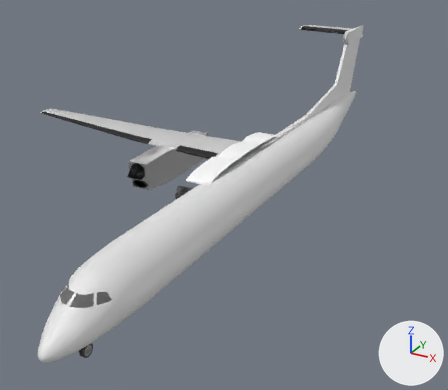
The Blender file Q400/Q400.blend as it was, and as the next commit left it.
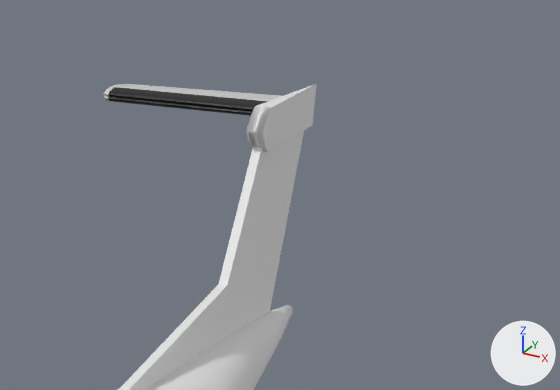
The first picture shows the older version from a 50 mm lens placed at (9.0, -19.1, 8.9), pointed at (-1.5, 0.0, -0.7). The close-ups show both versions on the part from 60% to 97% of the width and 0% to 30% of the height of that picture; other places that the commit changed are outside them. Arrows for +X, +Y and +Z are at lower right; the lights stay in place.
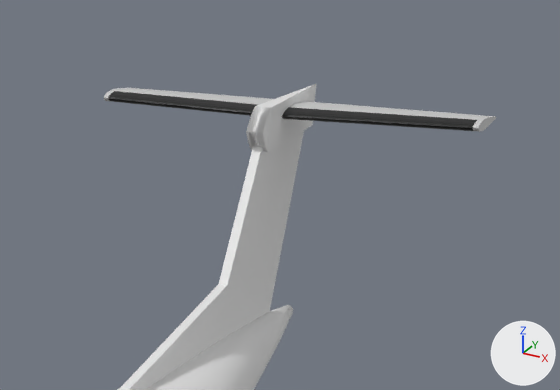
Diff of the bpy script that builds the scene:
```diff
--- a/Q400/Q400.blend.py
+++ b/Q400/Q400.blend.py
@@ ob_cylinder_001 @@
 _m = ob_cylinder_001.modifiers.new('Mirror', 'MIRROR')
+_m.mirror_object = ob_cube_001
```

What differs and where, as boxes [x1, y1, x2, y2] in the close-ups (560 x 390 px):
'Cylinder.001', modifiers changed: before [104, 84, 281, 116]; after [104, 88, 496, 132]
